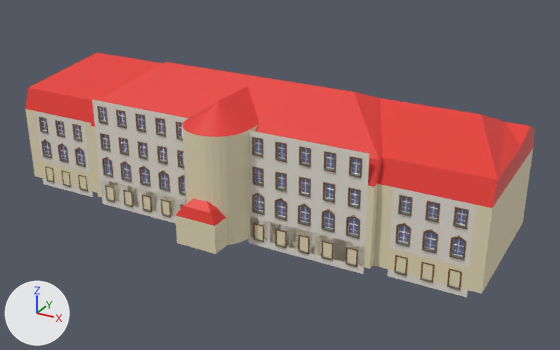
The Blender file Orientierung/Assets/Blenderdateien/A1 - Gutenbergbau/Gutenbergbau.blend as it was, and as the next commit left it.
Camera for both pictures: a 50 mm lens placed at (51.6, -77.5, 48.6), pointed at (4.3, 8.4, 5.6). Every picture has the same lights, and +X, +Y and +Z are marked at lower left.

In view in the first picture: 'Fenster, 1.Stock', 'Fenster, 1.Stock, außen', 'Fenster, 2.Stock', 'Fenster, 2.Stock, außen', 'Fenster, 3.Stock', 'Fenster, keller', 'Fenster, keller, außen', 'Hauptgebäude'.
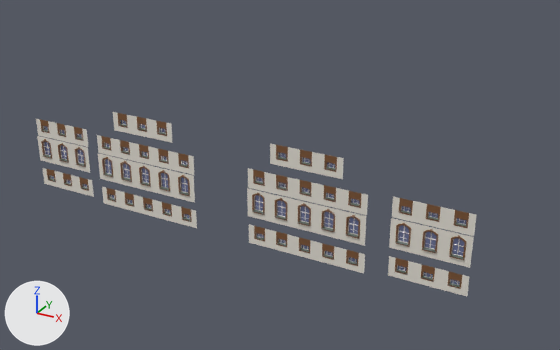
The change in detail:
me_cube is used by ob_hauptgebäude; location (0.0, 0.0, 0.0); rotation (0.0, 0.0, 3.142), in degrees (0, 0, 180).
me_cube had 334 vertices, 310 faces, 2 loose edges and spanned x -35.0..35.0, y -21.5..6.0, z 0.0..19.0.
me_cube now has 322 vertices, 294 faces, 2 loose edges and spans x -35.0..35.0, y -21.5..6.0, z 0.0..19.0.
me_cube part 1: 6 vertices removed from x -29.9..-7.5, y -1.0..0.0, z 3.0.
me_cube part 2: 6 vertices removed from x 7.5..29.9, y -1.0..0.0, z 3.0.
me_fenster_2_stock is used by ob_fenster__2_stock; location (0.0, 0.0, 0.0); rotation (0.0, 0.0, 3.142), in degrees (0, 0, 180).
me_fenster_2_stock had 260 vertices, 195 faces and spanned x -7.46..-4.15, y -0.3..0.22, z 7.0..11.0.
me_fenster_2_stock now has 213 vertices, 178 faces and spans x -7.46..-4.15, y -0.55..-0.1, z 7.0..9.71.
me_fenster_2_stock part 3: the loose piece of 40 vertices spanning x -6.51..-5.1, y -0.21..0.22, z 8.0..8.05 is scaled about its middle by (1.03, 0.831, 1), then moved by (0.0, -0.29, 0.0).
me_fenster_2_stock part 4: the loose piece of 70 vertices spanning x -7.46..-4.15, y -0.25..0.06, z 7.0..11.0 is rebuilt with 50 vertices and now spans x -7.46..-4.15, y -0.5..-0.19, z 7.0..9.71.
me_fenster_2_stock part 5: a new loose piece of 50 vertices spanning x -6.5..-5.11, y -0.19..-0.12, z 7.8..8.02, in mat_fensterumrandung (brown #7c5434).
me_fenster_2_stock part 6: a new loose piece of 16 vertices spanning x -6.14..-6.06, y -0.54..-0.46, z 7.95..8.82, in mat_fensterstreben (white #e7e2d8).
me_fenster_2_stock part 7: a new loose piece of 16 vertices spanning x -5.56..-5.48, y -0.54..-0.46, z 7.95..8.82, in mat_fensterstreben (white #e7e2d8).
me_fenster_2_stock part 8: the loose piece of 50 vertices spanning x -6.49..-5.13, y 0.06..0.2, z 7.8..8.02 is deleted.
me_fenster_2_stock part 9: the loose piece of 26 vertices spanning x -6.49..-5.14, y -0.3..-0.18, z 9.31..9.42 is deleted.
me_fenster_2_stock part 10: the loose piece of 16 vertices spanning x -5.85..-5.76, y -0.3..-0.2, z 7.95..10.11 is deleted.
me_fenster_2_stock part 11: the loose piece of 8 vertices spanning x -6.49..-5.14, y -0.27..-0.23, z 8.59..8.63 is deleted.
me_fenster_2_stock part 12: 42 vertices removed from x -6.49..-5.14, y -0.3..-0.18, z 7.95..10.1; 41 vertices added at x -6.52..-4.99, y -0.55..-0.25, z 7.95..8.82.
Mesh me_fenster_3_stock is new.
It has 213 vertices, 178 faces and spans x -7.46..-4.15, y -0.55..-0.1, z 7.0..9.71.
Faces by material slot: [5, 78, 57, 38].
It uses material mat_fensterglas (blue #969ecf).
It uses material mat_fensterumrandung (brown #7c5434).
It uses material mat_fensterstreben (white #e7e2d8).
It uses material mat_blechgrau (grey #879689).
Object 'Hauptgebäude' (ob_hauptgebäude) is now hidden.
Object 'Fenster, 3.Stock' (ob_fenster__3_stock) now shows me_fenster_3_stock instead of me_fenster_2_stock.
Object 'Fenster, 3.Stock' (ob_fenster__3_stock) moves from (0.0, 0.0, 4.0) to (3.31, 0.0, 4.0).
Object 'Fenster, 3.Stock' (ob_fenster__3_stock) has a ARRAY modifier named 'Array'.
On modifier 'Array' of object 'Fenster, 3.Stock' (ob_fenster__3_stock), count goes from 5 to 3.
Object 'Fenster, 3.Stock' (ob_fenster__3_stock) loses its BEVEL modifier named 'Fensterrahmenverzierungsbevel'.
Modifier setting removed (it was width = 0.028).
Modifier setting removed (it was width_pct = 0.028).
Modifier setting removed (it was segments = 7).
Modifier setting removed (it was limit_method = 'VGROUP').
Modifier setting removed (it was vertex_group = 'oberkante Verzierung Bevel').
Modifier setting removed (it was profile_type = 'CUSTOM').
Modifier setting removed (it was profile = 0.642).

Pixel boxes (x1, y1, x2, y2) of what changed, in the pictures (560 x 350 px; the box of a moved part takes in the faces that stretch with it):
'Hauptgebäude', hidden
    before: (26, 53, 535, 294)
'Fenster, 3.Stock', reshaped, moved, modifiers changed (17% narrower, 21% shorter)
    before: (92, 100, 369, 185)
    after: (113, 112, 344, 179)
'Fenster, 2.Stock', reshaped (10% shorter)
    before: (95, 127, 368, 216)
    after: (97, 135, 368, 215)
'Fenster, keller', reshaped (9% shorter)
    before: (100, 179, 365, 274)
    after: (102, 187, 365, 273)
'Fenster, 2.Stock, außen', reshaped (6% shorter)
    before: (35, 111, 476, 236)
    after: (36, 119, 477, 236)
'Fenster, keller, außen', reshaped
    before: (43, 166, 468, 297)
    after: (42, 168, 469, 296)
part 1 of me_cube, deleted
    before: (250, 217, 469, 290)
part 2 of me_cube, deleted
    before: (41, 161, 186, 217)
part 3 of me_fenster_2_stock, moved or reshaped
    before: (41, 121, 466, 289)
    after: (42, 129, 467, 287)
part 4 of me_fenster_2_stock, rebuilt
    before: (35, 100, 476, 297)
    after: (36, 119, 477, 296)
part 5 of me_fenster_2_stock, added
    after: (42, 131, 467, 288)
part 6 of me_fenster_2_stock, added
    after: (45, 129, 465, 285)
part 7 of me_fenster_2_stock, added
    after: (64, 131, 460, 270)
part 8 of me_fenster_2_stock, deleted
    before: (40, 122, 466, 290)
part 9 of me_fenster_2_stock, deleted
    before: (41, 111, 467, 216)
part 10 of me_fenster_2_stock, deleted
    before: (44, 108, 463, 222)
part 11 of me_fenster_2_stock, deleted
    before: (42, 117, 464, 221)
part 12 of me_fenster_2_stock, moved or reshaped
    before: (41, 111, 465, 226)
    after: (43, 126, 466, 285)
